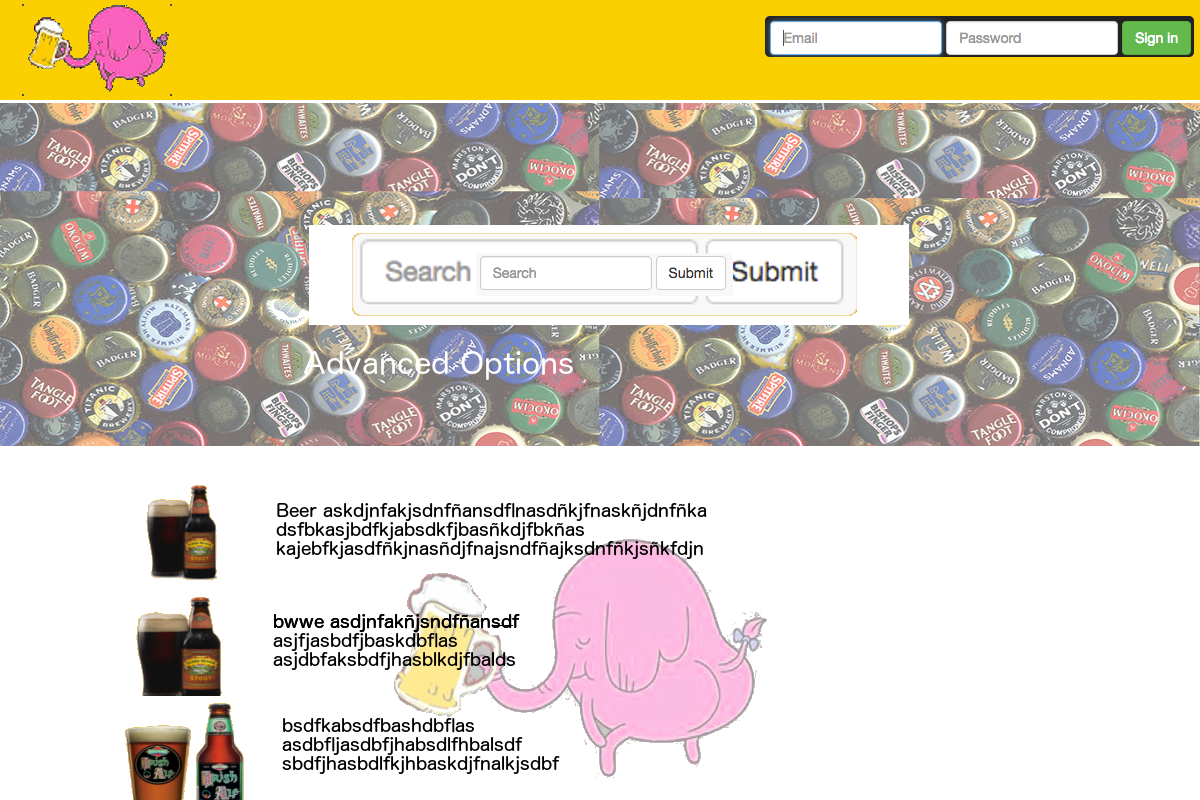
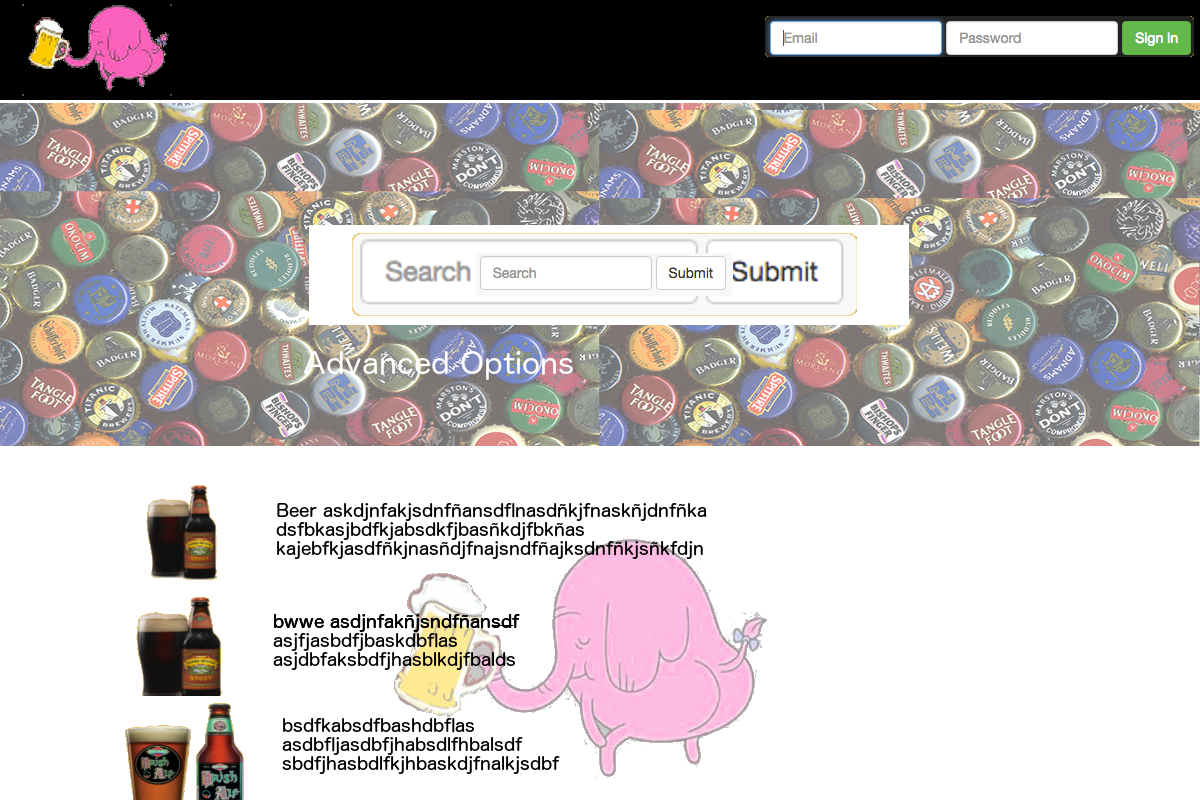
Revision of a layered 1200x800 image; what changed, layer by layer:
painted on "header" over [0, 0, 1200, 100]
